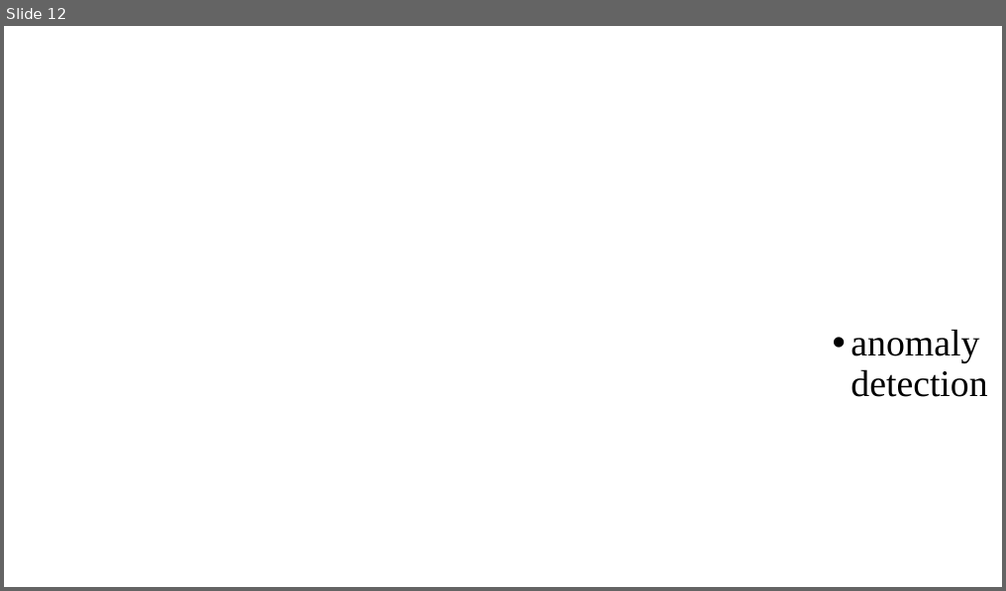
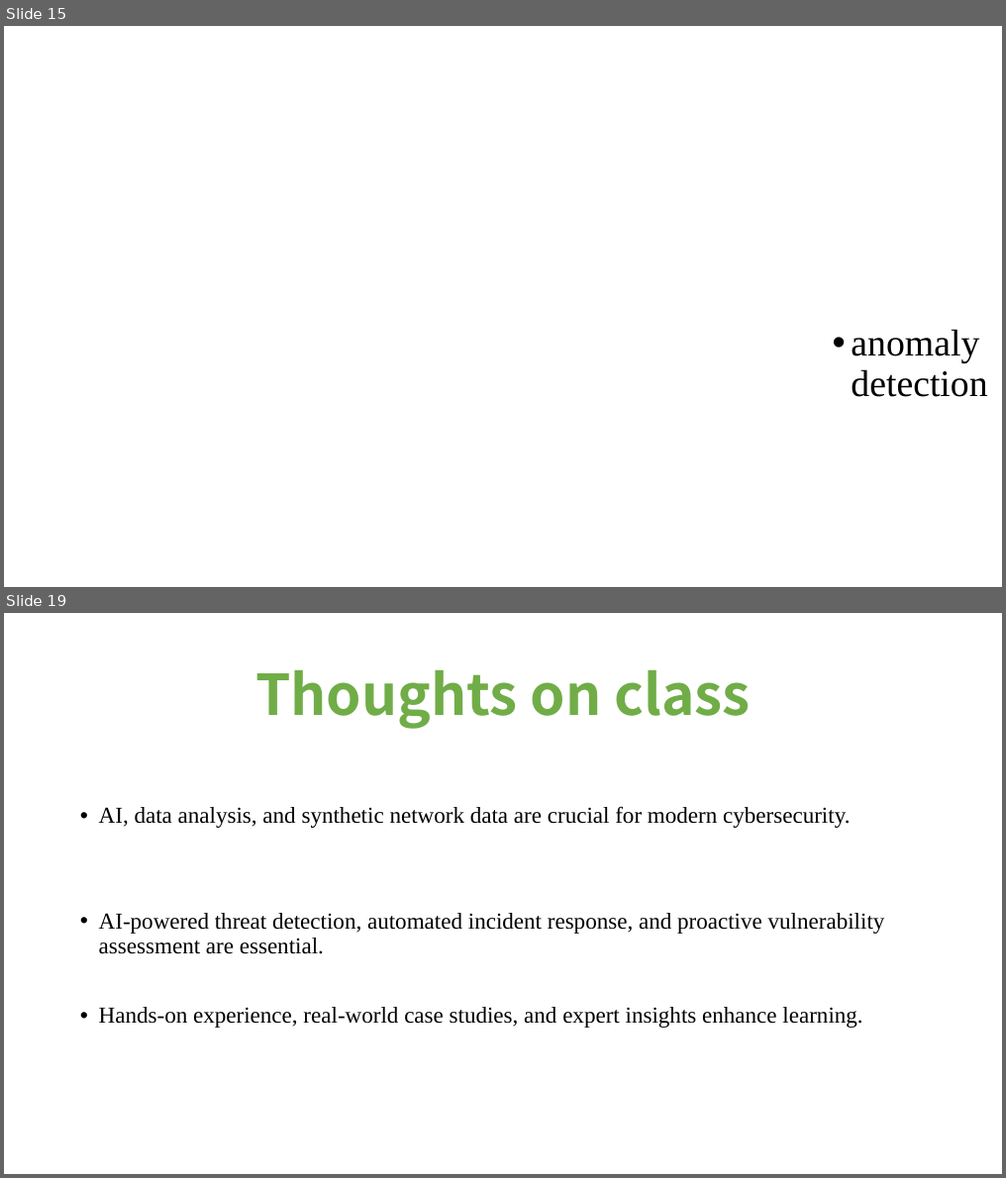
Before and after one commit to y4611676/Unanimous-Project, a slide deck: Enhance_network_security_by_analyzing_Inribo_synthetic_network_data_sets/Enhance_network_security_by_analyzing_Inribo_synthetic_network_data_sets.pptx. Shown one above the other, each under a label of ours: slide 12 before the commit, slides 15 and 19 after it; the slides between them are not shown. The pictures are 1006x591 and 1006x1178 pixels, drawn with LibreOffice and Linux fonts; fonts in the diff are those of the drawing; background and template pictures are left out. Boxes give left, top, right and bottom in pixels: in the first picture for what was removed or moved away, otherwise in the second. Text is boxed around its words. In the diff, an @@ line names an element or a change of style, - is before the commit and + after.

```diff
--- a/Enhance_network_security_by_analyzing_Inribo_synthetic_network_data_sets/Enhance_network_security_by_analyzing_Inribo_synthetic_network_data_sets.pptx
+++ b/Enhance_network_security_by_analyzing_Inribo_synthetic_network_data_sets/Enhance_network_security_by_analyzing_Inribo_synthetic_network_data_sets.pptx
@@ slide 19 added at [4, 613, 1002, 1174], background #FFFFFF @@
@@ title added at [255, 669, 749, 729], 54 pt, text #70AD47, bold @@
+Thoughts on class
@@ text added at [99, 806, 885, 1028], 22 pt, text #000000 @@
+• AI, data analysis, and synthetic network data are crucial for modern cybersecurity.
+• AI-powered threat detection, automated incident response, and proactive vulnerability assessment are essential.
+• Hands-on experience, real-world case studies, and expert insights enhance learning.
@@ what was slide 12 is now slide 15 @@
```
Also in this commit, not shown: 6 slides changed, 3 other slides added, 2 other files.
